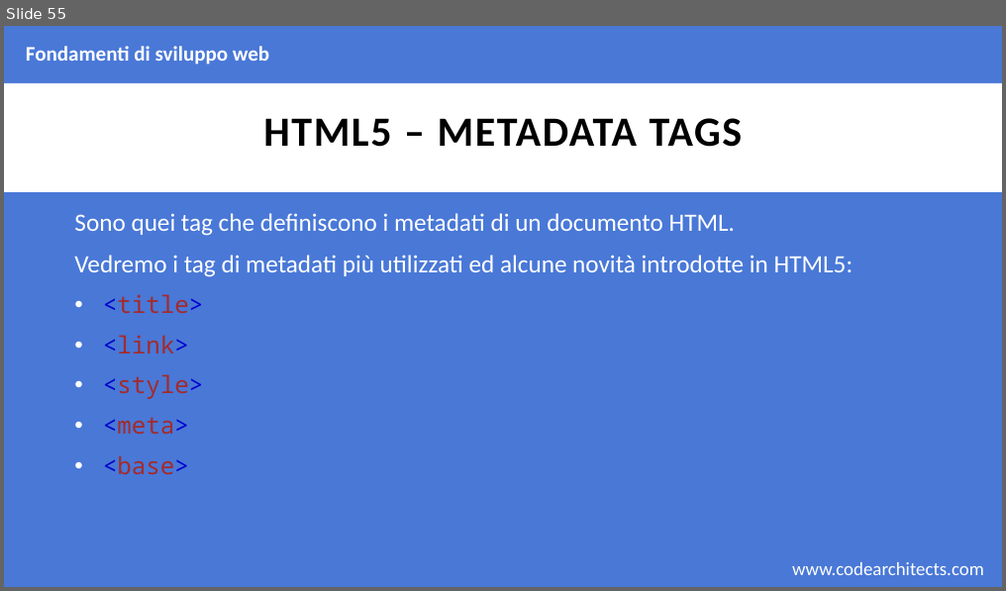
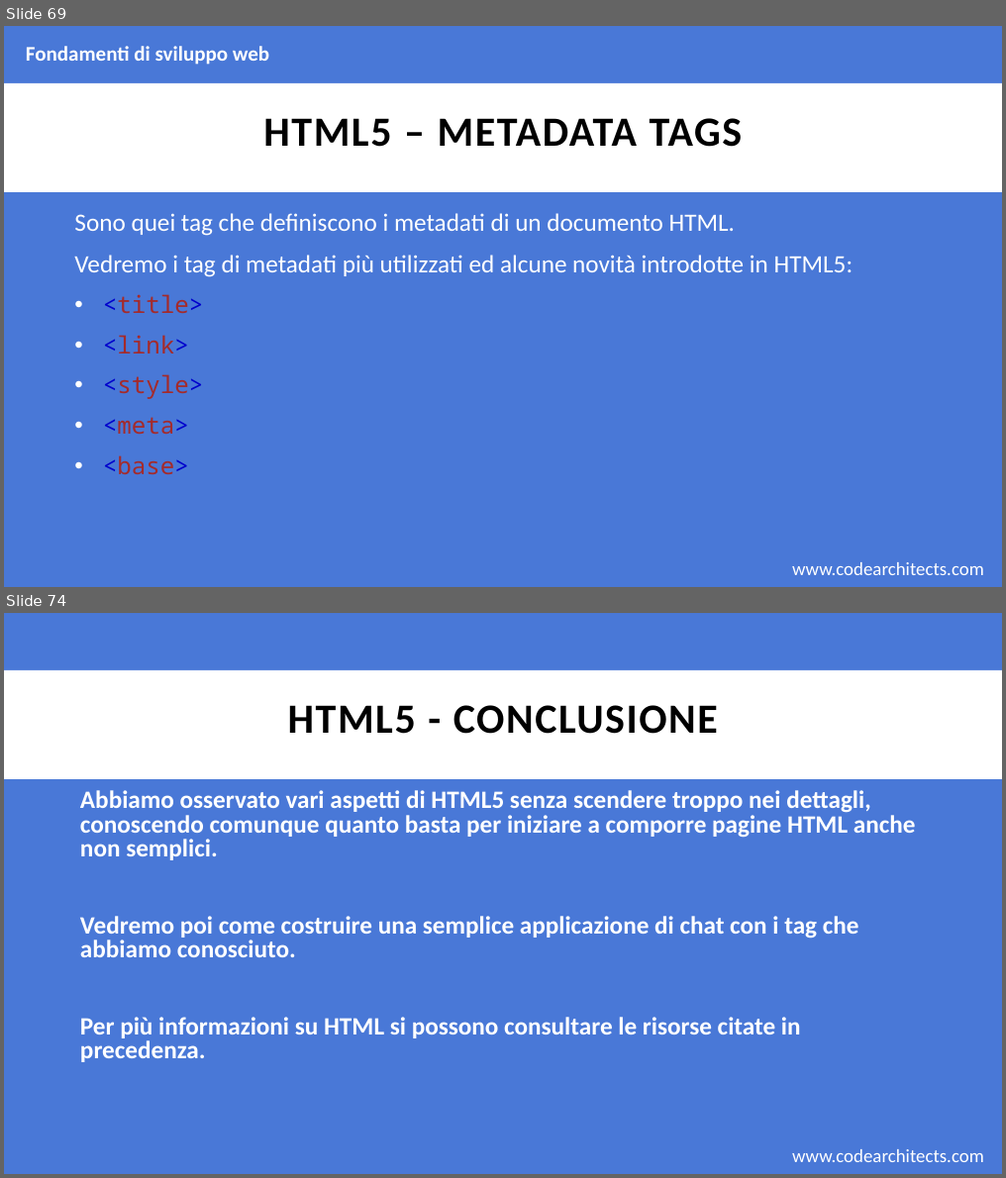
Before and after one commit to CodeArchitectsTraining/fondamenti-sviluppo-web-29052018, a slide deck: slides/html.pptx. Shown one above the other, each under a label of ours: slide 55 before the commit, slides 69 and 74 after it; the slides between them are not shown. The pictures are 1006x591 and 1006x1178 pixels, drawn with LibreOffice and Linux fonts; fonts in the diff are those of the drawing; background and template pictures are left out. Boxes give left, top, right and bottom in pixels: in the first picture for what was removed or moved away, otherwise in the second. Text is boxed around its words. In the diff, an @@ line names an element or a change of style, - is before the commit and + after.

Commit message:
completed html, needs revision

```diff
--- a/slides/html.pptx
+++ b/slides/html.pptx
@@ slide 74 added at (x1=4, y1=613, x2=1002, y2=1174), background #4978D7; not listed: 2 template elements that a slide beside it also shows @@
@@ title added at (x1=288, y1=705, x2=718, y2=734), 40 pt, text #000000, bold @@
+HTML5 - CONCLUSIONE
@@ text added at (x1=80, y1=790, x2=916, y2=1062), 24 pt, text #FFFFFF, bold @@
+Abbiamo osservato vari aspetti di HTML5 senza scendere troppo nei dettagli, conoscendo comunque quanto basta per iniziare a comporre pagine HTML anche non semplici.
+Vedremo poi come costruire una semplice applicazione di chat con i tag che abbiamo conosciuto.
+Per più informazioni su HTML si possono consultare le risorse citate in precedenza.
@@ what was slide 55 is now slide 69 @@
```
Also in this commit, not shown: 1 slide changed, 18 other slides added, 1 other file.
